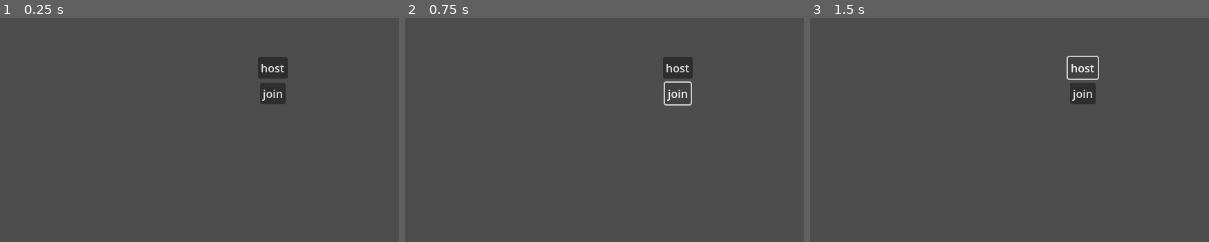
Above: before the commit, frames 1-3 (left to right).
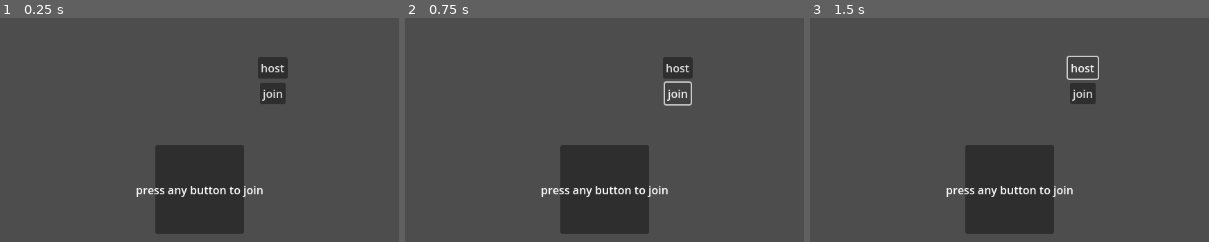
Above: after the commit, the same moments.

Repository: mikhail-shafigullin/boss-rush
Game: Godot game, scene res://tmp/test.tscn
The game is run twice, just before and just after one commit, with the same random seed, the same clock (stepped at 60 frames per second) and the same inputs. Before the commit the project has no main scene; this scene is started directly in both runs.
Inputs:
- Up to frame 1 (0.25 s): no input
- Up to frame 2 (0.75 s): click "join" at 0.5 s
- Up to frame 3 (1.5 s): click "host" at 1.25 s
The pictures show only the part of the screen within x 16-66%, y 39-89%; the shares and areas given below are measured in that part.

The runs differ from the first frame. In frame 1, 8.9% of the frame differs, in the area x 34-66%, y 56-97%; in frame 2, 8.9%; in frame 3, 8.9%.
Error before the commit: Parse Error: Identifier "Lobby" not declared in the current scope. (res://tmp/test.gd:5)

Commit message:
controllers

Diff:
--- a/project.godot
+++ b/project.godot
@@ -11,8 +11,18 @@
 [application]
 
 config/name="boss-rush-p"
+run/main_scene="uid://b5faqinydwlc3"
 config/features=PackedStringArray("4.4", "GL Compatibility")
 config/icon="uid://cekvoxy0w4lnw"
+
+[autoload]
+
+Lobby="*res://tmp/lobby.gd"
+
+[display]
+
+window/size/initial_position_type=3
+window/size/initial_screen=1
 
 [rendering]
 
--- a/tmp/client.gd
+++ b/tmp/client.gd
@@ -1,5 +1,8 @@
 class_name Client
 extends Node
+
+signal controller_connected(controller: Controller)
+signal controller_disconnected(controller: Controller)
 
 const controller_res := preload("res://tmp/controller.tscn")
 
@@ -15,13 +18,12 @@
 var _controllers_counter: int = 0
 var controllers: Dictionary[int, Controller]
 
+func get_controllers() -> Array[Controller]:
+  return controllers.values()
+
 func _ready() -> void:
   spawner.spawn_function = _ctl_add
   spawner.despawned.connect(_despawned)
-
-  if is_local():
-    add_controller(0, 0)
-    # remove_controller(1)
 
 func _enter_tree() -> void:
   print("[%d] Client spawned by %s"%[net_id, lobby])
@@ -71,6 +73,8 @@
   controllers[c.id] = c
   c.client = self
   c.set_multiplayer_authority(net_id)
+
+  controller_connected.emit(c)
   return c
 
 @rpc("any_peer", "call_local", "reliable")
@@ -82,6 +86,13 @@
   var uid: int = c.id
   assert(controllers.has(uid) and controllers[uid] != null)
 
-  if controllers.has(uid):
-    controllers[uid].queue_free()
   controllers.erase(uid)
+  controller_disconnected.emit(c)
+  c.queue_free()
+
+
+func event_handled(event: InputEvent) -> bool:
+  for c: Controller in get_controllers():
+    if c.is_for(event):
+      return true
+  return false
--- a/tmp/controller.gd
+++ b/tmp/controller.gd
@@ -33,6 +33,17 @@
   print("[%d] controller(%d) disconnected"%[client.net_id, id])
 
 
+func is_for(event: InputEvent) -> bool:
+  match dev_type:
+    TYPE.Keyboard:
+      if event is InputEventKey and event.device == dev_id:
+        return true
+    TYPE.Gamepad:
+      if event is InputEventJoypadButton and event.device == dev_id:
+        return true
+
+  return false
+
 func to_dict() -> Dictionary:
   return {
     ID : id,
@@ -46,3 +57,20 @@
   dev_id = dict.get(DEV_ID, dev_id)
 
   name = "Controller[%d]"%id
+
+static func get_event_type(event: InputEvent) -> TYPE:
+  if event is InputEventKey:
+    return TYPE.Keyboard
+  elif event is InputEventJoypadButton:
+    return TYPE.Gamepad
+  else:
+    return TYPE.None
+
+static func event_is_valid(event: InputEvent) -> bool:
+  if event is InputEventMouseButton:
+    return false
+
+  elif event is InputEventJoypadMotion:
+    return false
+
+  return event is InputEventKey or InputEventJoypadButton
--- a/tmp/lobby.gd
+++ b/tmp/lobby.gd
@@ -10,8 +10,12 @@
 signal client_connected(client: Client)
 signal client_disconnected(client: Client)
 
+signal controller_connected(controller: Controller)
+signal controller_disconnected(controller: Controller)
+
 const PORT: int = 31221;
 const MAX_CLIENTS: int = 8;
+const MAX_CONTROLLERS: int = 8;
 const client_res := preload("res://tmp/client.tscn")
 
 var clients: Dictionary[int, Client]
@@ -19,8 +23,15 @@
 
 var active: bool = false
 
-func on_button():
-  get_local_client().controllers[1].dev_id += 1
+func has_controller_slot():
+  return get_controllers().size() < MAX_CONTROLLERS
+
+func get_controllers() -> Array[Controller]:
+  var out: Array[Controller] = []
+  for c: Client in get_clients():
+    for cc: Controller in c.get_controllers():
+      out.push_back(cc)
+  return out
 
 func _ready() -> void:
   multiplayer.connected_to_server.connect(_on_connected_to_server)
@@ -38,29 +49,30 @@
   if active:
     reset()
 
-  active = true
   var p: MultiplayerPeer = ENetMultiplayerPeer.new()
-  p.create_server(PORT, MAX_CLIENTS)
-  multiplayer.multiplayer_peer = p
+  var err: int = p.create_server(PORT, MAX_CLIENTS)
+  if err == OK:
+    multiplayer.multiplayer_peer = p
 
-  _on_connected_to_server()
+    _on_connected_to_server()
 
 
 func join() -> void:
   if active:
     reset()
 
-  active = true
   var p: MultiplayerPeer = ENetMultiplayerPeer.new()
-  p.create_client("localhost", PORT)
-  multiplayer.multiplayer_peer = p
+  var err: int = p.create_client("localhost", PORT)
+  if err == OK:
+    multiplayer.multiplayer_peer = p
 
 func reset():
   if active:
     multiplayer.multiplayer_peer = null
+    active = false
 
-    # for uid: int in clients.keys():
-    #   clients[uid].queue_free()
+    for c: Client in get_clients():
+      c.queue_free()
     clients.clear()
 
   disconnected.emit()
@@ -70,7 +82,10 @@
 
 func get_local_client() -> Client:
   var net_id := multiplayer.get_unique_id()
-  assert(clients.has(net_id))
+  if not clients.has(net_id):
+    # assert(clients.has(net_id))
+    push_warning("trying to get non existing client")
+    return null
 
   return clients[net_id]
 
@@ -85,6 +100,8 @@
   clients[c.net_id] = c
 
   client_connected.emit.call_deferred(c)
+  c.controller_connected.connect(controller_connected.emit)
+  c.controller_disconnected.connect(controller_disconnected.emit)
 
   return c
 
@@ -109,6 +126,7 @@
   print("[%d] connected to the server"%net_id)
   _on_peer_connected(net_id)
 
+  active = true
   connected.emit()
 
 
--- a/tmp/lobby/client_icon.gd
+++ b/tmp/lobby/client_icon.gd
@@ -3,5 +3,6 @@
 
 var client: Client:
     set(c):
-        client = c
-        text = str(c.net_id)
+        if c:
+            client = c
+            text = str(c.net_id)
--- /dev/null
+++ b/tmp/lobby/controller_icon.gd
@@ -0,0 +1,28 @@
+class_name ControllerIcon
+extends TabContainer
+
+@onready var test_label: Label = %ControllerId
+
+var controller: Controller = null
+
+func _ready() -> void:
+    update()
+
+func update():
+    if controller:
+        current_tab = 1
+        test_label.text = "[%d]\ndev_id: %d\ndev_type: %d"%[controller.client.net_id, controller.dev_id, controller.dev_type]
+    else:
+        current_tab = 0
+        test_label.text = ""
+
+func _input(event: InputEvent) -> void:
+    if not controller and Lobby.active:
+        if event.is_pressed() and Controller.event_is_valid(event):
+            var c := Lobby.get_local_client()
+            if c and not c.event_handled(event):
+                if get_window().has_focus():
+                    var t := Controller.get_event_type(event)
+                    print(event)
+                    c.add_controller(t, event.device)
+                    accept_event()
--- /dev/null
+++ b/tmp/lobby/controller_icon.tscn
@@ -0,0 +1,49 @@
+[gd_scene load_steps=2 format=3 uid="uid://cni8hdrc8fge"]
+
+[ext_resource type="Script" uid="uid://njmoq0r7pdjf" path="res://tmp/lobby/controller_icon.gd" id="1_mjwtu"]
+
+[node name="ControllerIcon" type="TabContainer"]
+custom_minimum_size = Vector2(128, 128)
+anchors_preset = 15
+anchor_right = 1.0
+anchor_bottom = 1.0
+grow_horizontal = 2
+grow_vertical = 2
+size_flags_vertical = 3
+current_tab = 0
+tabs_position = 1
+tabs_visible = false
+script = ExtResource("1_mjwtu")
+
+[node name="Standby" type="Control" parent="."]
+layout_mode = 2
+metadata/_tab_index = 0
+
+[node name="Label" type="Label" parent="Standby"]
+layout_mode = 1
+anchors_preset = 8
+anchor_left = 0.5
+anchor_top = 0.5
+anchor_right = 0.5
+anchor_bottom = 0.5
+offset_left = -92.0
+offset_top = -11.5
+offset_right = 92.0
+offset_bottom = 11.5
+grow_horizontal = 2
+grow_vertical = 2
+text = "press any button to join"
+
+[node name="Active" type="Control" parent="."]
+visible = false
+layout_mode = 2
+metadata/_tab_index = 1
+
+[node name="ControllerId" type="Label" parent="Active"]
+unique_name_in_owner = true
+layout_mode = 1
+anchors_preset = 15
+anchor_right = 1.0
+anchor_bottom = 1.0
+grow_horizontal = 2
+grow_vertical = 2
--- /dev/null
+++ b/tmp/lobby/controller_list.gd
@@ -0,0 +1,38 @@
+extends BoxContainer
+
+const icon_res := preload("res://tmp/lobby/controller_icon.tscn")
+var icons: Array[ControllerIcon] = []
+
+func _ready() -> void:
+    Lobby.connected.connect(update)
+    Lobby.disconnected.connect(update)
+    Lobby.controller_connected.connect(_on_ctl_connected)
+    Lobby.controller_disconnected.connect(_on_ctl_disconnected)
+    update()
+
+
+func _on_ctl_connected(_c: Controller):
+    update()
+
+func _on_ctl_disconnected(_c: Controller):
+    update()
+
+func update() -> void:
+    clear()
+    for client: Client in Lobby.get_clients():
+        for ctl: Controller in client.get_controllers():
+            add_icon(ctl)
+
+    if Lobby.has_controller_slot():
+        add_icon()
+
+
+func add_icon(controller: Controller = null):
+    var i: ControllerIcon = icon_res.instantiate()
+    i.controller = controller
+    add_child(i)
+    icons.push_back(i)
+
+func clear():
+    while not icons.is_empty():
+        icons.pop_front().queue_free()
--- /dev/null
+++ b/tmp/lobby/controller_list.tscn
@@ -0,0 +1,11 @@
+[gd_scene load_steps=2 format=3 uid="uid://dlunmak11jgfv"]
+
+[ext_resource type="Script" uid="uid://cxk6nluq5s28q" path="res://tmp/lobby/controller_list.gd" id="1_npk7i"]
+
+[node name="ControllerList" type="BoxContainer"]
+anchors_preset = 15
+anchor_right = 1.0
+anchor_bottom = 1.0
+grow_horizontal = 2
+grow_vertical = 2
+script = ExtResource("1_npk7i")
--- a/tmp/test.tscn
+++ b/tmp/test.tscn
@@ -1,7 +1,8 @@
-[gd_scene load_steps=3 format=3 uid="uid://b5faqinydwlc3"]
+[gd_scene load_steps=4 format=3 uid="uid://b5faqinydwlc3"]
 
 [ext_resource type="Script" uid="uid://bh1x22w3ld4gd" path="res://tmp/test.gd" id="1_owemx"]
 [ext_resource type="PackedScene" uid="uid://ipisefss810m" path="res://tmp/lobby/client_list.tscn" id="2_lopwu"]
+[ext_resource type="PackedScene" uid="uid://dlunmak11jgfv" path="res://tmp/lobby/controller_list.tscn" id="3_sgvlb"]
 
 [node name="Test" type="Control"]
 layout_mode = 3
@@ -59,6 +60,13 @@
 anchor_bottom = 0.695988
 metadata/_edit_use_anchors_ = true
 
+[node name="ControllerList" parent="." instance=ExtResource("3_sgvlb")]
+layout_mode = 1
+offset_left = 407.0
+offset_top = 436.0
+offset_right = -383.0
+offset_bottom = -84.0
+
 [connection signal="pressed" from="JoinButton" to="." method="_on_join_button_pressed"]
 [connection signal="pressed" from="HostButton" to="." method="_on_host_button_pressed"]
 [connection signal="pressed" from="Button" to="." method="_on_button_pressed"]
Not shown, added: tmp/lobby/controller_icon.gd.uid
Not shown, added: tmp/lobby/controller_list.gd.uid
